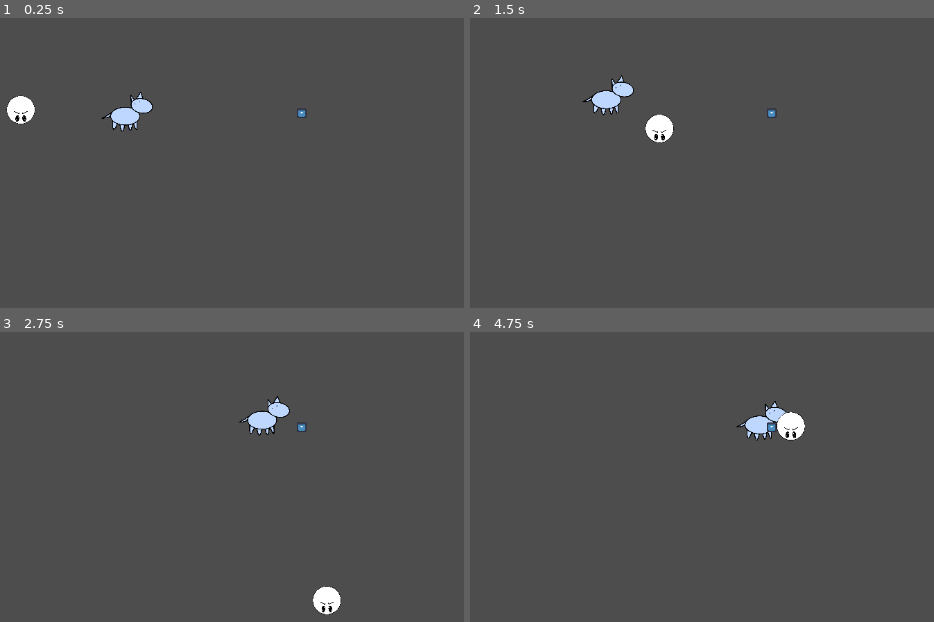
Above: before the commit, frames 1-4 (two rows, left to right).
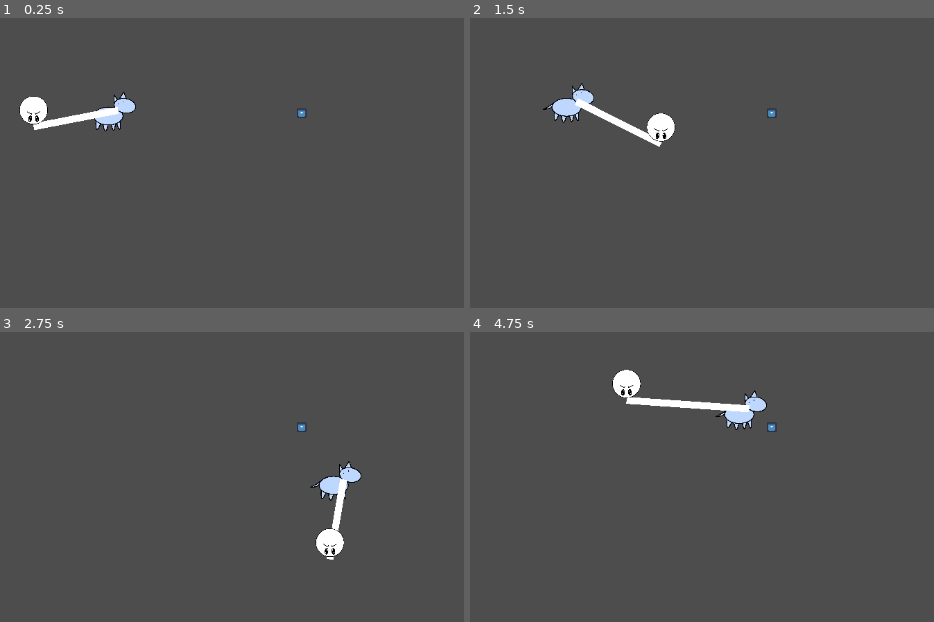
Above: after the commit, the same moments.

Repository: RandomPuddles/Un-Leashed
Game: Godot game, scene res://Scenes/main.tscn
The game is run twice, just before and just after one commit, with the same random seed, the same clock (stepped at 60 frames per second) and the same inputs. The engine's default icon, where the game draws it, is replaced by a stand-in: a white triangle on a blue panel in a dark square.
Inputs:
- Up to frame 1 (0.25 s): no input
- Up to frame 2 (1.5 s): hold D (right) 0.53-1.28 s; hold S (down) from 1.28 s (still down)
- Up to frame 3 (2.75 s): release S (down) at 2.03 s; hold D (right) from 2.03 s (still down)
- Up to frame 4 (4.75 s): release D (right) at 2.78 s; hold W (up) 2.78-3.53 s; hold A (left) from 3.53 s (still down)

The runs differ from the first frame. In frame 1, 1.8% of the frame differs, in the area x 1-33%, y 25-39%; in frame 2, 1.8%; in frame 3, 2.4%; in frame 4, 2.6%, in the area x 30-73%, y 13-38%.

Commit message:
Leash now pulls player and dog!!!

Diff:
--- a/un-leashed/Scenes/leash.tscn
+++ b/un-leashed/Scenes/leash.tscn
@@ -1,6 +1,9 @@
 [gd_scene format=3 uid="uid://cc8vmip1lqpv8"]
 
+[ext_resource type="Script" uid="uid://dgwisyd78a0fs" path="res://Scripts/leash.gd" id="1_vsfri"]
+
 [node name="Node2D" type="Node2D" unique_id=545569987]
+script = ExtResource("1_vsfri")
 
 [node name="Line2D" type="Line2D" parent="." unique_id=2010230146]
 
--- a/un-leashed/Scenes/main.tscn
+++ b/un-leashed/Scenes/main.tscn
@@ -3,14 +3,20 @@
 [ext_resource type="PackedScene" uid="uid://clupon7dui6qi" path="res://Scenes/player.tscn" id="1_jjgbg"]
 [ext_resource type="PackedScene" uid="uid://brxjbel0fpejn" path="res://Scenes/dog.tscn" id="2_bo1nx"]
 [ext_resource type="PackedScene" uid="uid://dww64vyks0ygg" path="res://Scenes/testObjectOfInterest.tscn" id="3_8gbba"]
+[ext_resource type="PackedScene" uid="uid://cc8vmip1lqpv8" path="res://Scenes/leash.tscn" id="4_jjvhh"]
 
 [node name="Node2D2" type="Node2D" unique_id=91032526]
 
-[node name="Node2D2" parent="." unique_id=447015847 instance=ExtResource("1_jjgbg")]
+[node name="Player" parent="." unique_id=447015847 instance=ExtResource("1_jjgbg")]
 position = Vector2(513, 362)
 
-[node name="Node2D" parent="." unique_id=1030532302 instance=ExtResource("2_bo1nx")]
+[node name="Dog" parent="." unique_id=1030532302 instance=ExtResource("2_bo1nx")]
 position = Vector2(669, 366)
+scale = Vector2(1, 1.0184364)
 
-[node name="Node2D3" parent="." unique_id=296882698 instance=ExtResource("3_8gbba")]
+[node name="Interest" parent="." unique_id=296882698 instance=ExtResource("3_8gbba")]
 position = Vector2(918, 367)
+
+[node name="Leash" parent="." unique_id=545569987 node_paths=PackedStringArray("player", "dog") instance=ExtResource("4_jjvhh")]
+player = NodePath("../Player")
+dog = NodePath("../Dog")
--- a/un-leashed/Scripts/dog.gd
+++ b/un-leashed/Scripts/dog.gd
@@ -1,10 +1,12 @@
+class_name Dog
+extends RigidBody2D
 
-extends RigidBody2D
+@onready var detection_area: Area2D = $DetectionArea
+@onready var leash_anchor: Marker2D = $LeashAnchor
 
 @export var walkForce: float = 50.0
 @export var runForce: float = 1000.0
 @export var maxSpeed: float = 2000.0
-@onready var detection_area: Area2D = $DetectionArea
 
 var interested: bool = false # true if the dog is running at a thing of interest
 var targetInterest: Node2D # thing of interest dog is running at
@@ -22,7 +24,6 @@
 func _physics_process(_delta: float) -> void:
 	# Run at target if interested
 	if interested and linear_velocity.length() < maxSpeed:
-		print("Dog spotted interest")
 		direction = (targetInterest.global_position - global_position).normalized() # get direction towards target
 		apply_central_force(direction * runForce)
 	# Continuously apply force in the dog's current direction
@@ -67,3 +68,5 @@
 	targetInterest = null
 	randTimeStart()
 	randomDirection()
+
+# If interest touches the dog, the dog instantly eats it (cut directly to chomping part of eat animation), otherwise do full eating animation
--- /dev/null
+++ b/un-leashed/Scripts/leash.gd
@@ -0,0 +1,37 @@
+extends Node2D
+
+@export var player: Player
+@export var dog: Dog
+@onready var line: Line2D = $Line2D
+
+@export var maxLength: float = 100.0
+var currentLengthVector: Vector2
+var currentLength: float
+@export var stiffness: float = 20
+@export var durability: float
+
+# Called when the node enters the scene tree for the first time.
+func _ready() -> void:
+	pass # Replace with function body.
+
+
+# Called every frame. 'delta' is the elapsed time since the previous frame.
+func _physics_process(_delta: float) -> void:
+	if !is_instance_valid(player) or !is_instance_valid(dog):
+		return
+
+	currentLengthVector = dog.global_position - player.global_position # get vector from player to dog
+	currentLength = currentLengthVector.length() # get float dist between player and dog
+	line.points = PackedVector2Array([ # Connect ends of leash to player and dog leash-anchors
+		line.to_local(player.leash_anchor.global_position),
+		line.to_local(dog.leash_anchor.global_position)
+		])
+
+	# Leash does nothing when not stretched
+	# If leash is stretched passed limit, pull person and dog towards center of leash
+	if currentLength > maxLength:
+		# Pull force is larger when leash is pulled further
+		var pullForce: float = (currentLength - maxLength) * stiffness
+		var direction = currentLengthVector.normalized()
+		player.apply_central_force(pullForce * direction)
+		dog.apply_central_force(pullForce * -direction)
--- a/un-leashed/Scripts/player.gd
+++ b/un-leashed/Scripts/player.gd
@@ -1,4 +1,7 @@
+class_name Player
 extends RigidBody2D
+
+@onready var leash_anchor: Marker2D = $LeashAnchor
 
 @export var acceleration: float = 2000.0
 @export var maxSpeed: float = 2000.0
Not shown, added: un-leashed/Scripts/leash.gd.uid
